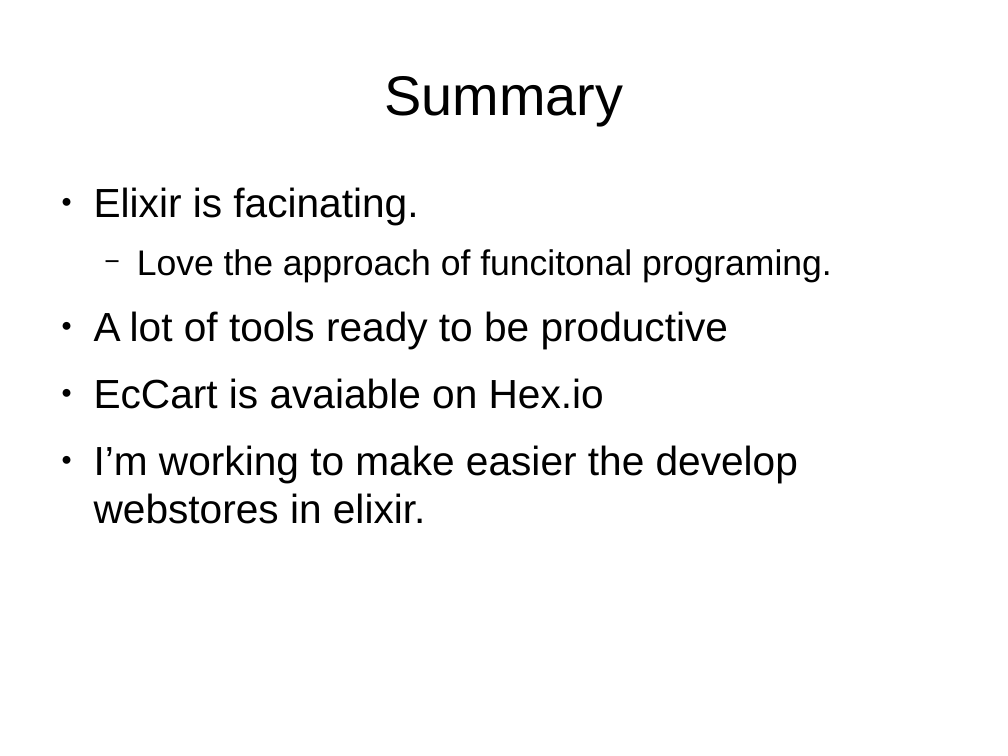
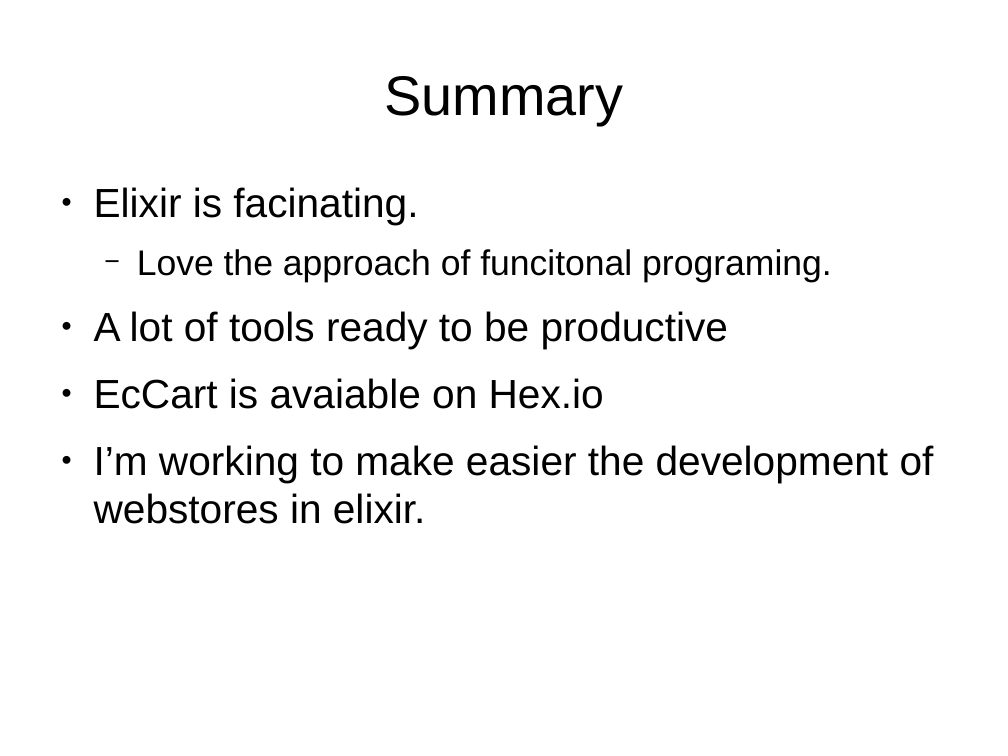
Before and after one commit to ramortegui/talks, a slide deck: slide 22 of porting-perl-package-to-elixir.odp. Drawn at 1008x756 pixels with LibreOffice and Linux fonts; fonts in the diff are those of the drawing. Boxes give left, top, right and bottom in pixels: in the first picture for what was removed or moved away, otherwise in the second. Text is boxed around its words. In the diff, an @@ line names an element or a change of style, - is before the commit and + after.

Commit message:
Fix typo.

```diff
--- a/porting-perl-package-to-elixir.odp
+++ b/porting-perl-package-to-elixir.odp
@@ text at box(94, 445, 934, 524): text changed @@
-● I’m working to make easier the develop webstores in elixir.
+● I’m working to make easier the development of webstores in elixir.
```
